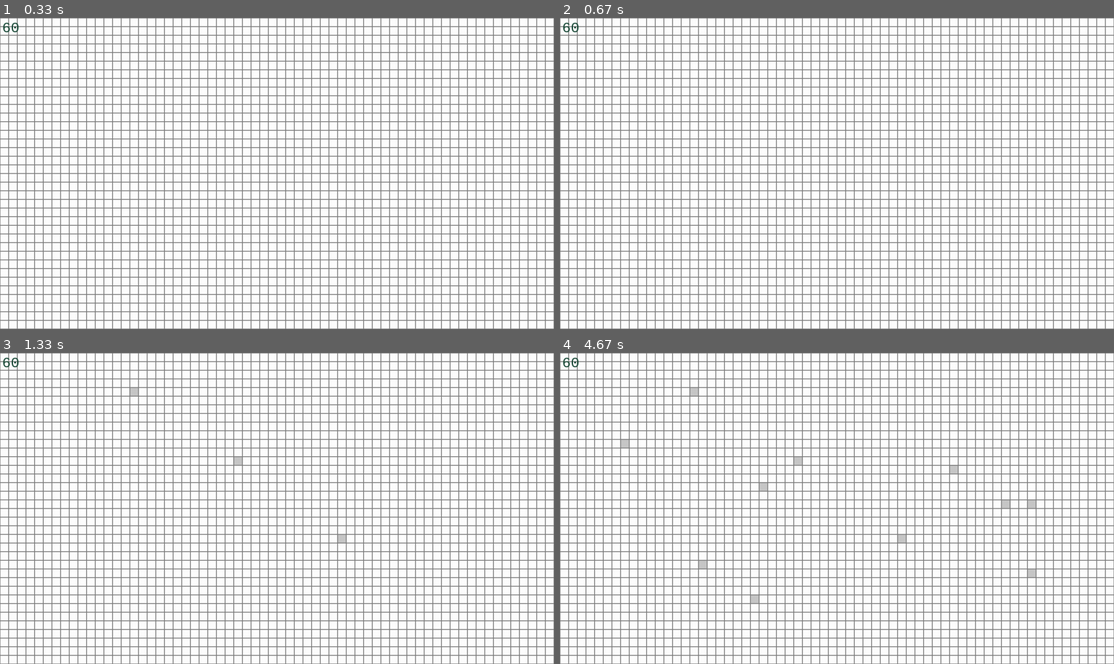
Above: before the commit, frames 1-4 (two rows, left to right).
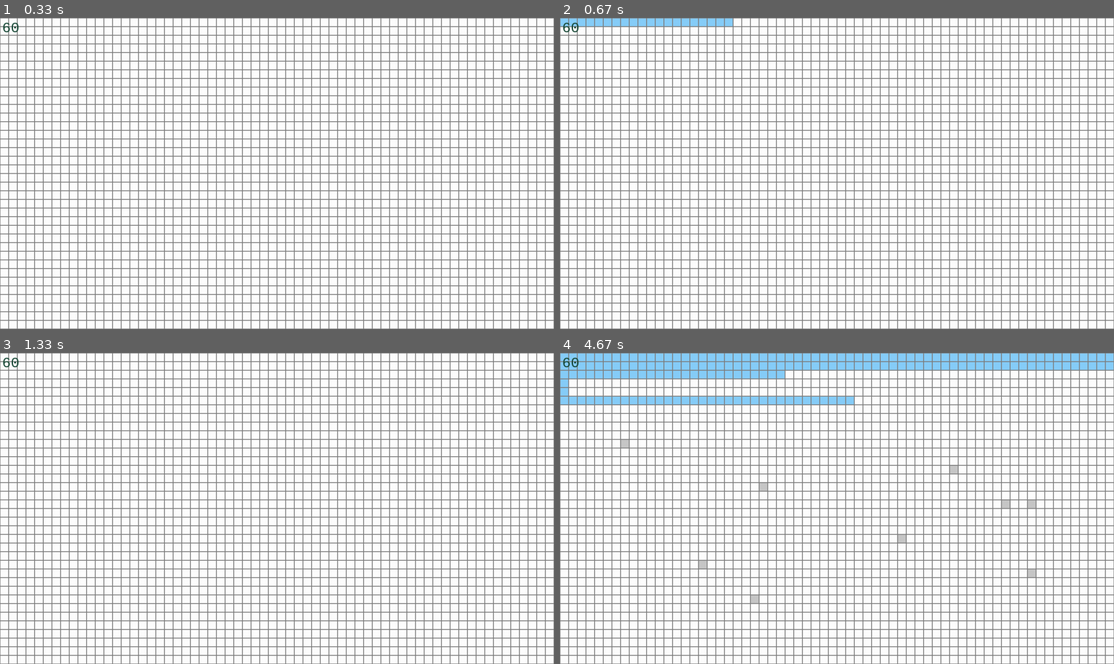
Above: after the commit, the same moments.

Repository: dimayasha7123/CGlabs_filling_with_pygame
Game: pygame game, started from main.py
Same seed, same stepped clock (60 frames per second), same inputs: the game is played once before the commit and once after it.
Inputs (mouse positions are in pixels of both pictures, inside the frame that each line leads up to):
- Up to frame 1 (0.33 s): no input
- Up to frame 2 (0.67 s): tap 1 at 0.33 s
- Up to frame 3 (1.33 s): press the mouse at (343, 536) at 0.7 s; move the mouse to (238, 464) at 0.8 s; release the mouse at (132, 393) at 0.93 s; hold R from 1 s (still down); move the mouse to (288, 402) at 1.03 s
- Up to frame 4 (4.67 s): release R at 1.47 s; tap 1 at 1.5, 2.23, 2.53, 2.73, 3.07, 3.37, 3.57, 3.87, 4.13, 4.47 s; press the mouse at (903, 536) at 1.87 s; move the mouse to (764, 486) at 1.97 s; release the mouse at (626, 440) at 2.1 s; click (1008, 502) at 2.25 s; click (1030, 570) at 2.75 s; click (704, 561) at 3.08 s; click (753, 598) at 3.58 s; click (953, 468) at 4.15 s; click (1030, 505) at 4.48 s

Frame 1 is identical in both runs. In frame 2, 0.8% of the frame differs, in the area x 0-32%, y 0-3%; in frame 3, 0.1%; in frame 4, 7.6%, in the area x 0-100%, y 0-36%.

Commit message:
Добавил алгоритм простой заливки

Diff:
--- a/main.py
+++ b/main.py
@@ -18,6 +18,7 @@
 DARK_GRAY = (200, 200, 200)
 WHITE = (255, 255, 255)
 DARK_GREEN = (21, 71, 52)
+LIGHT_BLUE = (135, 206, 250)
 
 pygame.init()
 prevTime = time.time()
@@ -40,46 +41,104 @@
 
 
 screen = pygame.display.set_mode(size)
+screen.fill(WHITE)
+
 running = True
 drawing = True
 colorInd = 3
 
+simple_fill = False
+line_fill = False
+stack = []
+lastMouseMotion = None
+filled = 0
+poped = 0
+
+drawColours = {1: DARK_GRAY, 2: LIGHT_BLUE, 3: WHITE}
+
 while running:
     for event in pygame.event.get():
-        # print(event)
-
         if event.type == QUIT:
             running = False
         elif event.type == MOUSEBUTTONDOWN:
             drawing = True
-            colorInd = event.button
-
             mousePos = event.pos
             indF = floor(mousePos[1] * pHeight / height)
             indS = floor(mousePos[0] * pWidth / width)
-
             drawMatrix[indF][indS] = colorInd
+            colorInd = event.button
         elif event.type == MOUSEBUTTONUP:
             drawing = False
         elif event.type == MOUSEMOTION and drawing:
-
             mousePos = event.pos
             indF = floor(mousePos[1] * pHeight / height)
             indS = floor(mousePos[0] * pWidth / width)
+            drawMatrix[indF][indS] = colorInd
+        elif event.type == pygame.KEYDOWN:
+            if event.key == pygame.K_r:
+                simple_fill = False
+                line_fill = False
+                filled = 0
+                poped = 0
+                drawMatrix = []
+                for i in range(0, pHeight):
+                    row = [3] * pWidth
+                    drawMatrix.append(row)
+                print('Сброс всего')
+            if event.key == pygame.K_1 or event.key == pygame.K_2:
+                if not line_fill and not simple_fill:
+                    if event.key == pygame.K_1:
+                        simple_fill = True
+                    if event.key == pygame.K_2:
+                        line_fill = True
+                    mousePos = pygame.mouse.get_pos()
+                    indF = floor(mousePos[1] * pHeight / height)
+                    indS = floor(mousePos[0] * pWidth / width)
+                    stack.append((indF, indS))
 
-            drawMatrix[indF][indS] = colorInd
+    if simple_fill:
+        if len(stack) == 0:
+            simple_fill = False
+            print('Все закрашено!')
+            print(f'Закрашено пикселей: {filled}')
+            print(f'Всего было в стеке пикселей: {poped}')
+            print(f'Зря побывало в стеке пикселей: {(((poped - filled) * 100) / poped):.2f} %')
+            filled = 0
+            poped = 0
+        else:
+            pixel = stack.pop(-1)
+            y, x = pixel
+            print(f'Вытащил пиксель: {(x, y)}')
+            poped += 1
+            if drawMatrix[y][x] != 2:
+                drawMatrix[y][x] = 2
+                print('Закрасил его')
+                filled += 1
+            if y + 1 < pHeight and drawMatrix[y + 1][x] != 2 and drawMatrix[y + 1][x] != 1:
+                stack.append((y + 1, x))
+                print('Добавил пиксель снизу')
+            if x + 1 < pWidth and drawMatrix[y][x + 1] != 2 and drawMatrix[y][x + 1] != 1:
+                stack.append((y, x + 1))
+                print('Добавил пиксель справа')
+            if y - 1 >= 0 and drawMatrix[y - 1][x] != 2 and drawMatrix[y - 1][x] != 1:
+                stack.append((y - 1, x))
+                print('Добавил пиксель сверху')
+            if x - 1 >= 0 and drawMatrix[y][x - 1] != 2 and drawMatrix[y][x - 1] != 1:
+                stack.append((y, x - 1))
+                print('Добавил пиксель слева')
 
-    screen.fill(WHITE)
+
+    if line_fill:
+        pass
+
 
     for w in range(0, pWidth):
         for h in range(0, pHeight):
-            # rect_color = GRAY if (w + h) % 2 == 0 else DARK_GRAY
-            rect_color = GRAY
             start = [round(i) for i in (w * width / pWidth, h * height / pHeight)]
             end = [round(i) for i in ((w + 1) * width / pWidth, (h + 1) * height / pHeight)]
             size = end[0] - start[0], end[1] - start[1]
-            pygame.draw.rect(screen, DARK_GRAY if drawMatrix[h][w] == 1 else WHITE, (start, size))
-            pygame.draw.rect(screen, rect_color, (start, size), 1)
+            pygame.draw.rect(screen, drawColours.get(drawMatrix[h][w]), (start, size))
+            pygame.draw.rect(screen, GRAY, (start, size), 1)
 
     printFPS(False)
     pygame.display.update()
Not shown, changed: README.md
